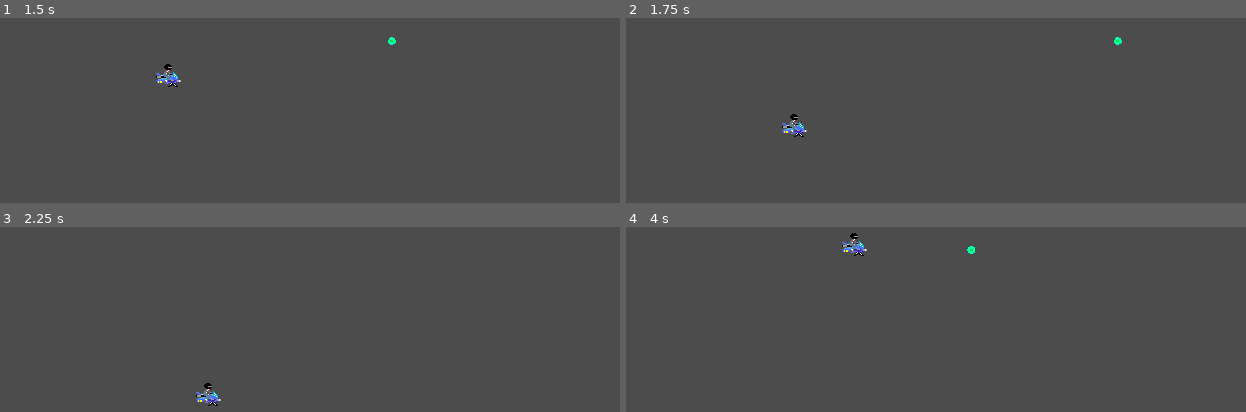
Above: before the commit, frames 1-4 (two rows, left to right).
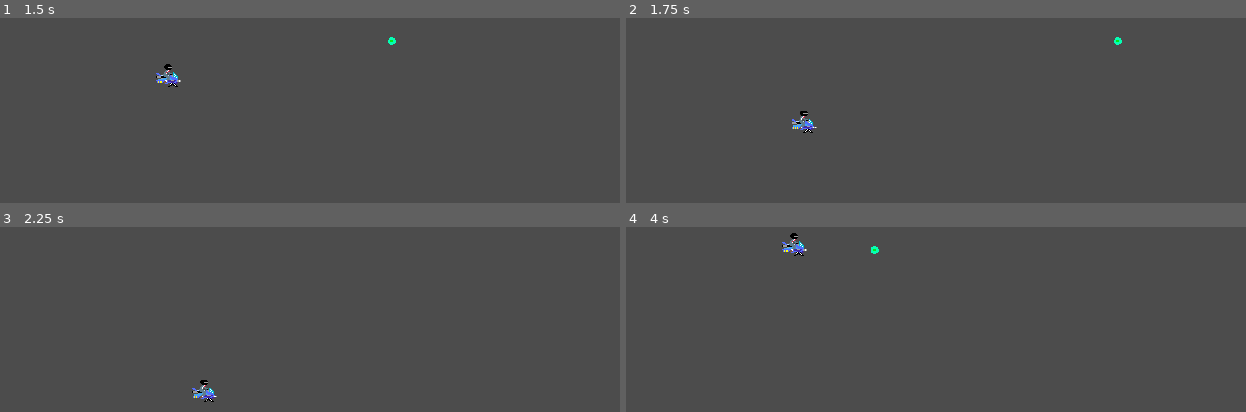
Above: after the commit, the same moments.

Repository: olasoMateus/Justice-With-Wheels
Game: Godot game, scene res://Scenes/World.tscn
The game is run twice, just before and just after one commit, with the same random seed, the same clock (stepped at 60 frames per second) and the same inputs.
Inputs:
- Up to frame 1 (1.5 s): tap Enter at 0.5 s; hold Right (ui_right) 0.53-1.28 s; tap Z (Atirar) at 0.6 s; tap E (Trocar_armaDir, bound only after the commit) at 0.8, 1.35 s; hold Down (ui_down) from 1.28 s (still down)
- Up to frame 2 (1.75 s): keep holding Down (ui_down); tap D (Trocar_armaDir, bound only before the commit) at 1.55 s
- Up to frame 3 (2.25 s): release Down (ui_down) at 2.03 s; hold Right (ui_right) from 2.03 s (still down); tap D (Trocar_armaDir, bound only before the commit) at 2.1 s
- Up to frame 4 (4 s): tap Q (Trocar_armaEsq, bound only after the commit) at 2.3, 2.85 s; release Right (ui_right) at 2.78 s; hold Up (ui_up) 2.78-3.53 s; tap A (Trocar_armaEsq, bound only before the commit) at 3.05, 3.6 s; hold Left (ui_left) from 3.53 s (still down); tap Z (Atirar) at 3.8 s

Frame 1 is identical in both runs. In frame 2, 0.4% of the frame differs, in the area x 25-31%, y 50-65%; in frame 3, 0.3%; in frame 4, 0.6%, in the area x 25-57%, y 3-16%.

Commit message:
Adição de controles alternativos sob o padrão WASD

Diff:
--- a/Scripts/Player.gd
+++ b/Scripts/Player.gd
@@ -18,29 +18,36 @@
 
 	# movimenta o personagem, podendo ter entradas simultaneas pra
 	# movimentação diagonal
+	# ui_right = Seta para direita ou D
 	if Input.is_action_pressed("ui_right"):
 		velocity.x += 1
+	# ui_left = Seta para esquerda ou A
 	if Input.is_action_pressed("ui_left"):
 		velocity.x -= 1
+	# ui_up = Seta para cima ou W
 	if Input.is_action_pressed("ui_up"):
 		velocity.y -= 1
+	# ui_down = Seta para baixo ou S
 	if Input.is_action_pressed("ui_down"):
 		velocity.y += 1
 	velocity = velocity.normalized() * speed
 
 	# troca para a arma anterior
+	# Trocar_armaEsq = Q ou U
 	if Input.is_action_just_pressed("Trocar_armaEsq"):
 		match arma_atual:
 			0: arma_atual = 2
 			_: arma_atual -= 1
 
 	# troca para a arma seguinte
+	# Trocar_armaDir = E ou O
 	if Input.is_action_just_pressed("Trocar_armaDir"):
 		match arma_atual:
 			2: arma_atual = 0
 			_: arma_atual += 1
 
 	# atira o projétil da arma atual
+	# Atirar = Z ou J
 	if Input.is_action_just_pressed("Atirar"):
 		match arma_atual:
 			0: emit_signal("create_bullet", bullet, global_position)
--- a/project.godot
+++ b/project.godot
@@ -48,19 +48,50 @@
 
 [input]
 
+ui_left={
+"deadzone": 0.5,
+"events": [ Object(InputEventKey,"resource_local_to_scene":false,"resource_name":"","device":0,"alt":false,"shift":false,"control":false,"meta":false,"command":false,"pressed":false,"scancode":16777231,"unicode":0,"echo":false,"script":null)
+, Object(InputEventJoypadButton,"resource_local_to_scene":false,"resource_name":"","device":0,"button_index":14,"pressure":0.0,"pressed":false,"script":null)
+, Object(InputEventKey,"resource_local_to_scene":false,"resource_name":"","device":0,"alt":false,"shift":false,"control":false,"meta":false,"command":false,"pressed":false,"scancode":65,"unicode":0,"echo":false,"script":null)
+ ]
+}
+ui_right={
+"deadzone": 0.5,
+"events": [ Object(InputEventKey,"resource_local_to_scene":false,"resource_name":"","device":0,"alt":false,"shift":false,"control":false,"meta":false,"command":false,"pressed":false,"scancode":16777233,"unicode":0,"echo":false,"script":null)
+, Object(InputEventJoypadButton,"resource_local_to_scene":false,"resource_name":"","device":0,"button_index":15,"pressure":0.0,"pressed":false,"script":null)
+, Object(InputEventKey,"resource_local_to_scene":false,"resource_name":"","device":0,"alt":false,"shift":false,"control":false,"meta":false,"command":false,"pressed":false,"scancode":68,"unicode":0,"echo":false,"script":null)
+ ]
+}
+ui_up={
+"deadzone": 0.5,
+"events": [ Object(InputEventKey,"resource_local_to_scene":false,"resource_name":"","device":0,"alt":false,"shift":false,"control":false,"meta":false,"command":false,"pressed":false,"scancode":16777232,"unicode":0,"echo":false,"script":null)
+, Object(InputEventJoypadButton,"resource_local_to_scene":false,"resource_name":"","device":0,"button_index":12,"pressure":0.0,"pressed":false,"script":null)
+, Object(InputEventKey,"resource_local_to_scene":false,"resource_name":"","device":0,"alt":false,"shift":false,"control":false,"meta":false,"command":false,"pressed":false,"scancode":87,"unicode":0,"echo":false,"script":null)
+ ]
+}
+ui_down={
+"deadzone": 0.5,
+"events": [ Object(InputEventKey,"resource_local_to_scene":false,"resource_name":"","device":0,"alt":false,"shift":false,"control":false,"meta":false,"command":false,"pressed":false,"scancode":16777234,"unicode":0,"echo":false,"script":null)
+, Object(InputEventJoypadButton,"resource_local_to_scene":false,"resource_name":"","device":0,"button_index":13,"pressure":0.0,"pressed":false,"script":null)
+, Object(InputEventKey,"resource_local_to_scene":false,"resource_name":"","device":0,"alt":false,"shift":false,"control":false,"meta":false,"command":false,"pressed":false,"scancode":83,"unicode":0,"echo":false,"script":null)
+ ]
+}
 Atirar={
 "deadzone": 0.5,
 "events": [ Object(InputEventKey,"resource_local_to_scene":false,"resource_name":"","device":0,"alt":false,"shift":false,"control":false,"meta":false,"command":false,"pressed":false,"scancode":90,"unicode":0,"echo":false,"script":null)
+, Object(InputEventKey,"resource_local_to_scene":false,"resource_name":"","device":0,"alt":false,"shift":false,"control":false,"meta":false,"command":false,"pressed":false,"scancode":74,"unicode":0,"echo":false,"script":null)
  ]
 }
 Trocar_armaEsq={
 "deadzone": 0.5,
-"events": [ Object(InputEventKey,"resource_local_to_scene":false,"resource_name":"","device":0,"alt":false,"shift":false,"control":false,"meta":false,"command":false,"pressed":false,"scancode":65,"unicode":0,"echo":false,"script":null)
+"events": [ Object(InputEventKey,"resource_local_to_scene":false,"resource_name":"","device":0,"alt":false,"shift":false,"control":false,"meta":false,"command":false,"pressed":false,"scancode":81,"unicode":0,"echo":false,"script":null)
+, Object(InputEventKey,"resource_local_to_scene":false,"resource_name":"","device":0,"alt":false,"shift":false,"control":false,"meta":false,"command":false,"pressed":false,"scancode":85,"unicode":0,"echo":false,"script":null)
  ]
 }
 Trocar_armaDir={
 "deadzone": 0.5,
-"events": [ Object(InputEventKey,"resource_local_to_scene":false,"resource_name":"","device":0,"alt":false,"shift":false,"control":false,"meta":false,"command":false,"pressed":false,"scancode":68,"unicode":0,"echo":false,"script":null)
+"events": [ Object(InputEventKey,"resource_local_to_scene":false,"resource_name":"","device":0,"alt":false,"shift":false,"control":false,"meta":false,"command":false,"pressed":false,"scancode":69,"unicode":0,"echo":false,"script":null)
+, Object(InputEventKey,"resource_local_to_scene":false,"resource_name":"","device":0,"alt":false,"shift":false,"control":false,"meta":false,"command":false,"pressed":false,"scancode":79,"unicode":0,"echo":false,"script":null)
  ]
 }
 
